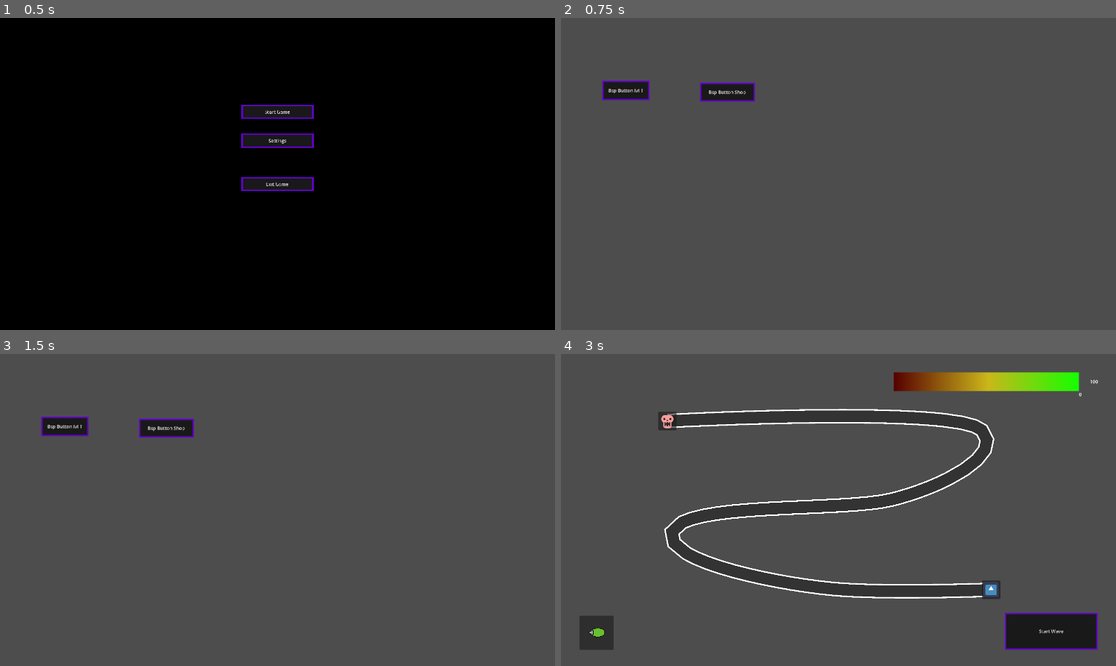
Above: before the commit, frames 1-4 (two rows, left to right).
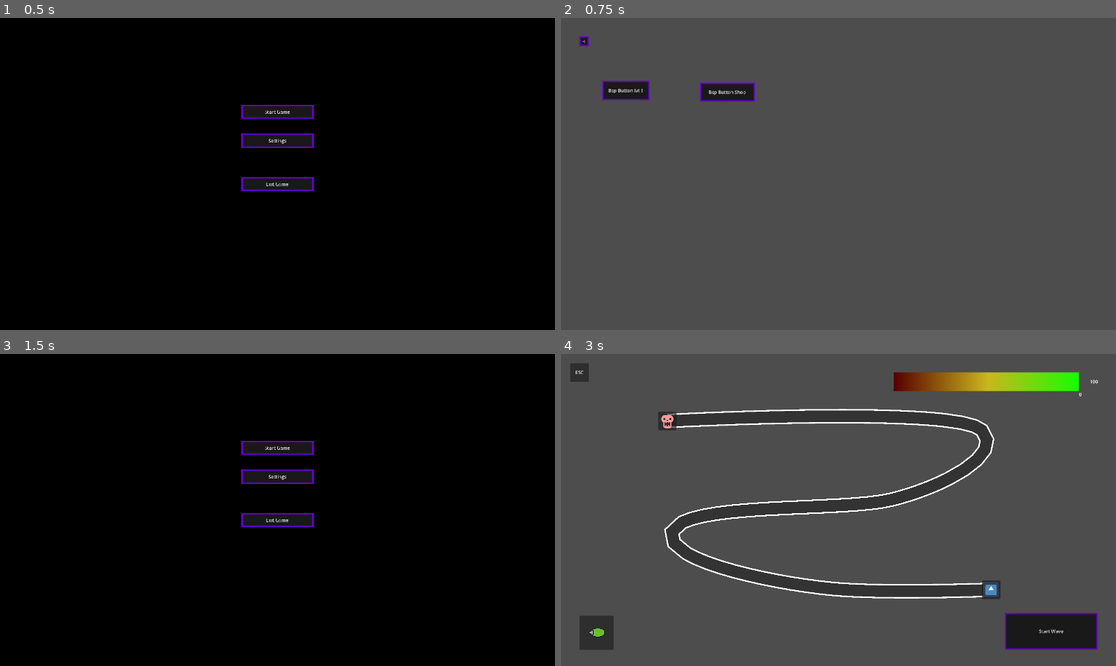
Above: after the commit, the same moments.

Repository: do3les/InfLocher-Tower-Defense
Game: Godot game, scene res://main.tscn
Same seed, same stepped clock (60 frames per second), same inputs: the game is played once before the commit and once after it. The engine's default icon, where the game draws it, is replaced by a stand-in: a white triangle on a blue panel in a dark square.
Inputs (mouse positions are in pixels of both pictures, inside the frame that each line leads up to):
- Up to frame 1 (0.5 s): no input
- Up to frame 2 (0.75 s): click "Start Game" at 0.5 s
- Up to frame 3 (1.5 s): click (22, 375) at 1.25 s, where only the run after the commit has a clickable "<"
- Up to frame 4 (3 s): click (838, 447) at 2 s, where only the run after the commit has a clickable "Start Game"; click "Bsp Button lvl 1" at 2.75 s

Frame 1 is identical in both runs. In frame 2, less than 0.1% of the frame differs, in the area x 3-6%, y 5-10%; in frame 3, 100%, in the area x 0-100%, y 0-100%; in frame 4, 0.2%.

Commit message:
added back buttons to level and level select screen. you can now close the game over the leave game button from any accesible interface

Diff:
--- a/interfaceScenes/gameHUD.tscn
+++ b/interfaceScenes/gameHUD.tscn
@@ -1,10 +1,16 @@
-[gd_scene load_steps=6 format=3 uid="uid://cumkwsnn0o4d1"]
+[gd_scene load_steps=8 format=3 uid="uid://cumkwsnn0o4d1"]
 
 [ext_resource type="Theme" uid="uid://detsu6arwhhvh" path="res://assets/mainTheme.tres" id="1_1bl72"]
 [ext_resource type="Texture2D" uid="uid://de2ilm70ukkx4" path="res://assets/textureHealth.tres" id="2_3x3x7"]
 [ext_resource type="Script" path="res://interfaceScenes/healthProgressBar.gd" id="3_ymq8w"]
 [ext_resource type="Script" path="res://interfaceScenes/killsLabel.gd" id="4_5p21o"]
 [ext_resource type="Texture2D" uid="uid://cfqiceskhvumo" path="res://assets/basicTowerHead.svg" id="5_yvtse"]
+
+[sub_resource type="InputEventKey" id="InputEventKey_c2qyx"]
+keycode = 4194305
+
+[sub_resource type="Shortcut" id="Shortcut_yyl1v"]
+events = [SubResource("InputEventKey_c2qyx")]
 
 [node name="HUD" type="Node2D"]
 
@@ -42,7 +48,7 @@
 offset_bottom = 192.0
 script = ExtResource("4_5p21o")
 
-[node name="basicTower" type="Button" parent="." groups=["build_buttons"]]
+[node name="BasicTower" type="Button" parent="." groups=["build_buttons"]]
 offset_left = 64.0
 offset_top = 906.0
 offset_right = 182.0
@@ -50,3 +56,11 @@
 icon = ExtResource("5_yvtse")
 icon_alignment = 1
 expand_icon = true
+
+[node name="ExitLevelButton" type="Button" parent="."]
+offset_left = 32.0
+offset_top = 32.0
+offset_right = 96.0
+offset_bottom = 96.0
+shortcut = SubResource("Shortcut_yyl1v")
+text = "ESC"
--- a/interfaceScenes/menu.gd
+++ b/interfaceScenes/menu.gd
@@ -13,3 +13,7 @@
 
 func _on_buttonLvl1_pressed():
 	get_tree().change_scene_to_file("res://levels/level1.tscn")
+
+
+func _on_back_button_pressed():
+	get_tree().change_scene_to_file("res://main.tscn")
--- a/interfaceScenes/menu.tscn
+++ b/interfaceScenes/menu.tscn
@@ -1,7 +1,13 @@
-[gd_scene load_steps=3 format=3 uid="uid://71shikfqxoqx"]
+[gd_scene load_steps=5 format=3 uid="uid://71shikfqxoqx"]
 
 [ext_resource type="Script" path="res://interfaceScenes/menu.gd" id="1_d4jp2"]
 [ext_resource type="Theme" uid="uid://detsu6arwhhvh" path="res://assets/mainTheme.tres" id="2_5cn45"]
+
+[sub_resource type="InputEventKey" id="InputEventKey_be815"]
+keycode = 4194305
+
+[sub_resource type="Shortcut" id="Shortcut_4oxa0"]
+events = [SubResource("InputEventKey_be815")]
 
 [node name="Menu" type="Node2D"]
 script = ExtResource("1_d4jp2")
@@ -22,4 +28,14 @@
 theme = ExtResource("2_5cn45")
 text = "Bsp Button Shop"
 
+[node name="BackButton" type="Button" parent="."]
+offset_left = 64.0
+offset_top = 64.0
+offset_right = 96.0
+offset_bottom = 97.0
+theme = ExtResource("2_5cn45")
+shortcut = SubResource("Shortcut_4oxa0")
+text = "<"
+
 [connection signal="pressed" from="Level1Button" to="." method="_on_buttonLvl1_pressed"]
+[connection signal="pressed" from="BackButton" to="." method="_on_back_button_pressed"]
--- a/levels/baseLevel.gd
+++ b/levels/baseLevel.gd
@@ -14,6 +14,7 @@
 	number = GameData.levels[self.get_name()]["number"]
 	wait = GameData.levels[self.get_name()]["wait"]
 	get_node("HUD/StartWaveButton").pressed.connect(start_wave)
+	get_node("HUD/ExitLevelButton").pressed.connect(exit_level)
 	#building buttons
 	for i in get_tree().get_nodes_in_group("build_buttons"):
 		i.pressed.connect(tower_preview.bind(i.name))
@@ -57,7 +58,10 @@
 	TowerPreNode.set_name(buildTower)
 
 
-
+func exit_level():
+	for child in get_children(): child.queue_free()
+	get_tree().change_scene_to_file("res://interfaceScenes/menu.tscn")
+	self.queue_free()
 
 
 #Ende tower bau menü
Not shown: 2 places in levels/level1.tscn that only renumber resources
